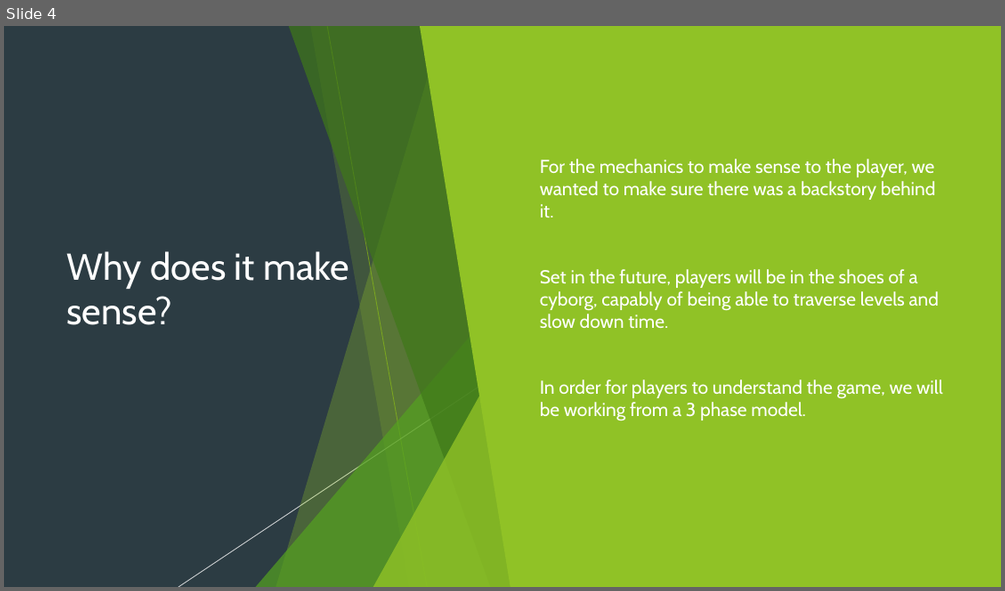
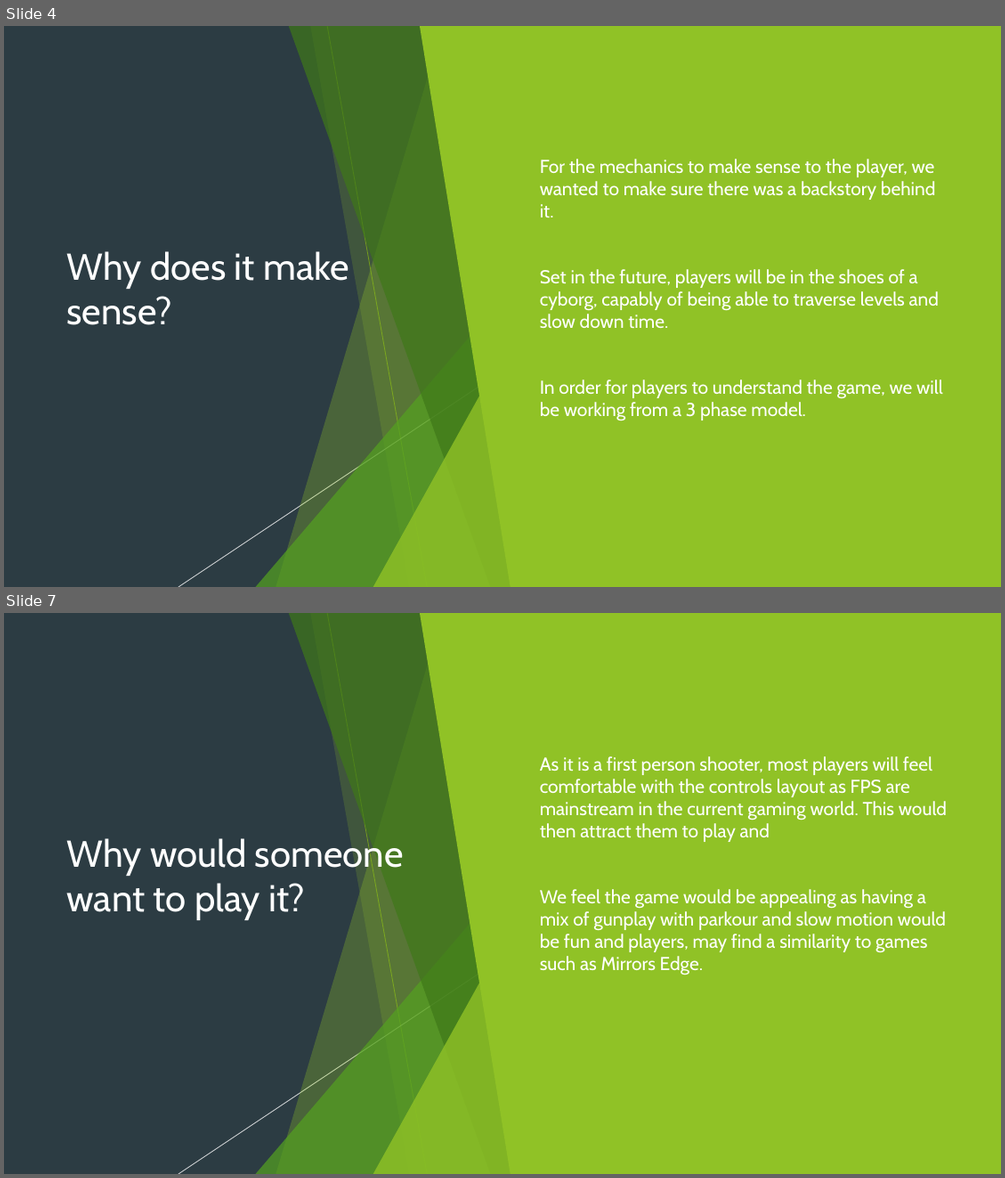
Before and after one commit to Pilokio/Tranzfuser, a slide deck: Virtual Pitch Presentation/Pitch.pptx. Shown one above the other, each under a label of ours: slide 4 before the commit, slides 4 and 7 after it; the slides between them are not shown. The pictures are 1005x591 and 1005x1178 pixels, drawn with LibreOffice and Linux fonts; fonts in the diff are those of the drawing. Boxes give left, top, right and bottom in pixels: in the first picture for what was removed or moved away, otherwise in the second. Text is boxed around its words. In the diff, an @@ line names an element or a change of style, - is before the commit and + after.

```diff
--- a/Virtual Pitch Presentation/Pitch.pptx
+++ b/Virtual Pitch Presentation/Pitch.pptx
@@ slide 7 added at box(4, 613, 1001, 1174), background #2C3C43; not listed: 10 template elements that a slide beside it also shows @@
@@ rectangle added at box(4, 613, 1001, 1174), fill #2C3C43 @@
@@ freeform shape added at box(276, 613, 522, 1174), fill #90C226 at 30% opacity @@
@@ freeform shape added at box(288, 613, 521, 1174), fill #3F7819 at 70% opacity @@
@@ freeform shape added at box(310, 613, 522, 1174), fill #90C226 at 20% opacity @@
@@ line added from (327, 613) to (428, 1174), #6C921D 0.75 pt @@
@@ freeform shape added at box(420, 613, 1001, 1174), fill #90C226 @@
@@ text added at box(540, 756, 947, 975), 18 pt, text #FFFFFF @@
+▶ As it is a first person shooter, most players will feel comfortable with the controls layout as FPS are mainstream in the current gaming world. This would then attract them to play and
+▶ We feel the game would be appealing as having a mix of gunplay with parkour and slow motion would be fun and players, may find a similarity to games such as Mirrors Edge.
@@ title added at box(67, 835, 404, 920), 36 pt, text #FFFFFF @@
+Why would someone want to play it?
@@ triangle added at box(255, 862, 521, 1174), fill #54A021 at 72% opacity @@
@@ line added from (568, 915) to (178, 1174), #FFFFFF 0.75 pt @@
@@ triangle added at box(373, 907, 522, 1174), fill #90C226 at 80% opacity @@
```
Also in this commit, not shown: 1 slide changed, 1 other slide added.
